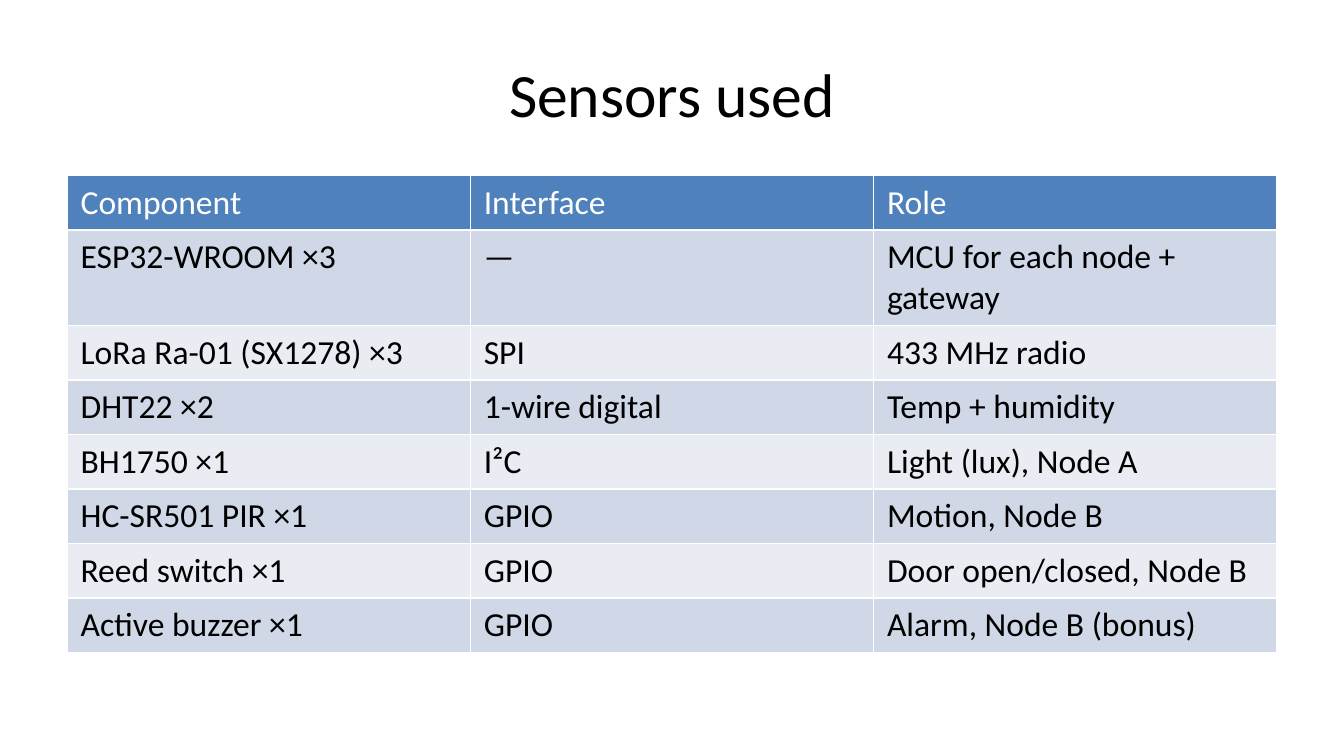
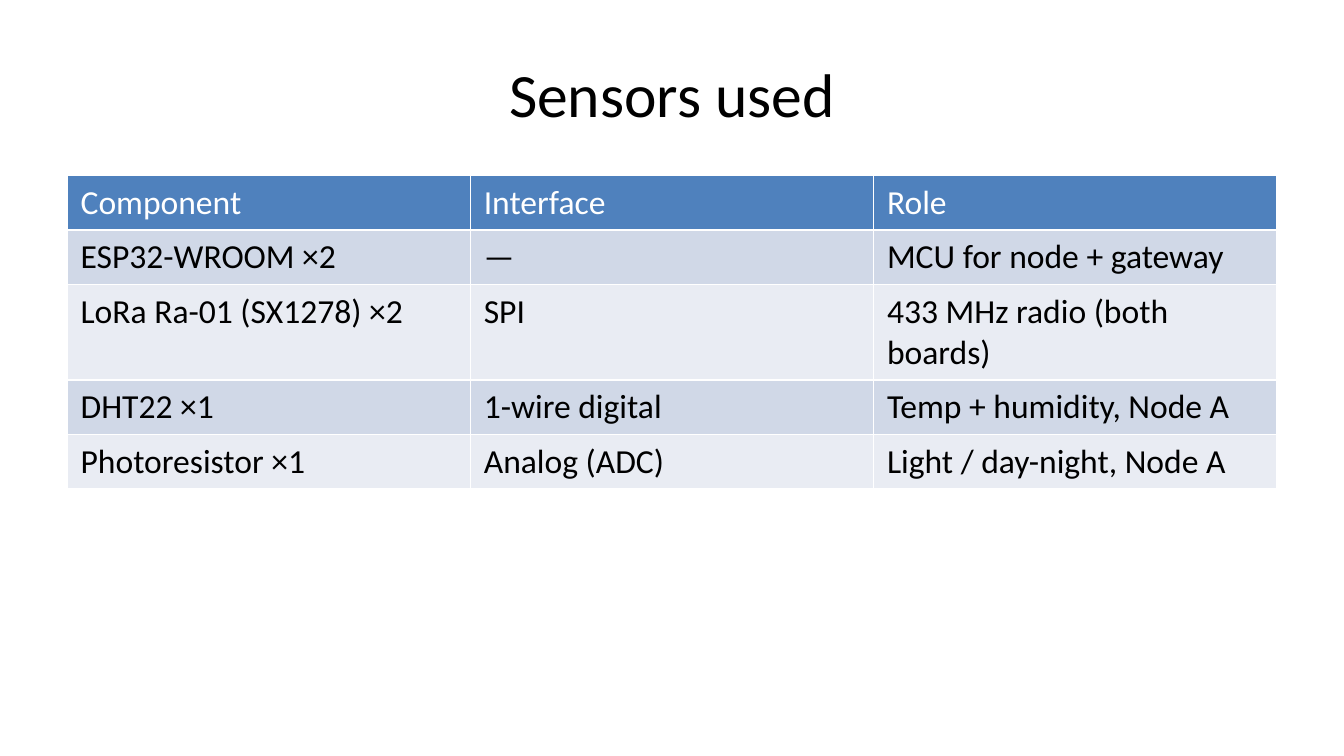
Before and after one commit to Gabrcodes/sunsand-iot-monitor, a slide deck: slide 6 of docs/slides.pptx. Drawn at 1344x756 pixels with LibreOffice and Linux fonts; fonts in the diff are those of the drawing. Boxes give left, top, right and bottom in pixels: in the first picture for what was removed or moved away, otherwise in the second. Text is boxed around its words. In the diff, an @@ line names an element or a change of style, - is before the commit and + after.

```diff
--- a/docs/slides.pptx
+++ b/docs/slides.pptx
@@ table at [67,176,1277,675] @@
-row 2: ESP32-WROOM ×3 | — | MCU for each node + gateway
-row 3: LoRa Ra-01 (SX1278) ×3 | SPI | 433 MHz radio
-row 4: DHT22 ×2 | 1-wire digital | Temp + humidity
-row 5: BH1750 ×1 | I²C | Light (lux), Node A
-row 6: HC-SR501 PIR ×1 | GPIO | Motion, Node B
-row 7: Reed switch ×1 | GPIO | Door open/closed, Node B
-row 8: Active buzzer ×1 | GPIO | Alarm, Node B (bonus)
+row 2: ESP32-WROOM ×2 | — | MCU for node + gateway
+row 3: LoRa Ra-01 (SX1278) ×2 | SPI | 433 MHz radio (both boards)
+row 4: DHT22 ×1 | 1-wire digital | Temp + humidity, Node A
+row 5: Photoresistor ×1 | Analog (ADC) | Light / day-night, Node A
```
Also in this commit, not shown: 11 other slides changed, 3 slides added, 3 slides removed, 15 other files.
